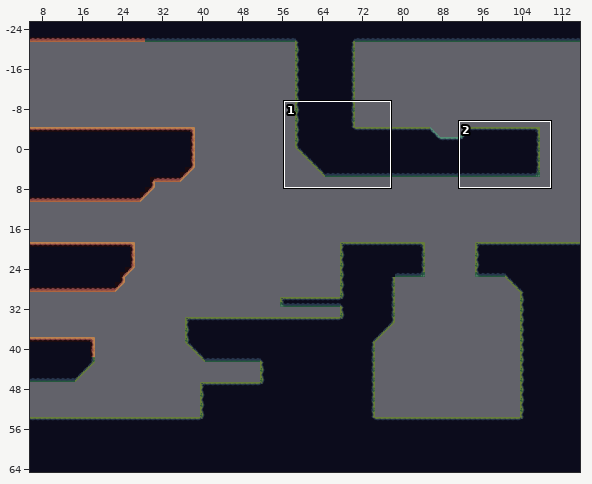
An edit to a level. Tiled map, UnityProject/CaseFileDream/Assets/CaseFileDream/TileSets/Tiled/Level01/Level01.tmx. Above, an overview of the earlier version with the close-up marked.
Close-up. First the earlier version:
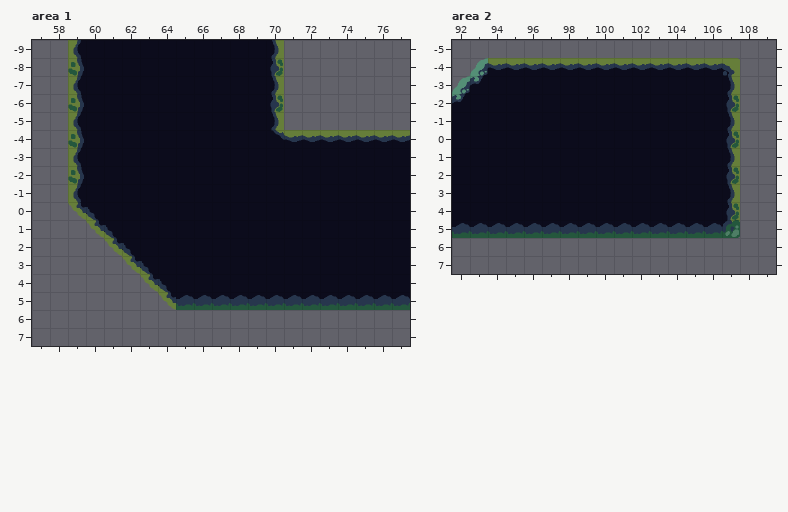
Cells are 32x32 px. Shown: area 1 x 57..77, y -9..7; area 2 x 92..109, y -5..7. The commit also changed other parts of the map, which this record leaves out.
The same view after the edit:
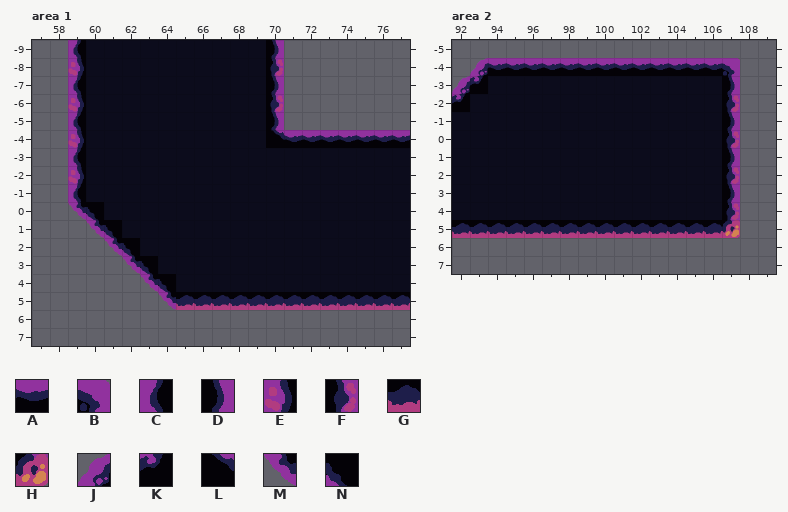
Key: from "MossOverlay": A 1, B 3, C 8, D 11, E 16, F 19, G 25, H 27, J 33, K 41, L 42, M 48, N 49.
_ is an empty cell.
Tiles of an added or newly shown layer are drawn over the layers below it.
Changes in this commit:
{"where": "layer \"Purple overlay\" (added), area 1"}
{"y":-9,"x":59,"old":"_","new":"C"}
{"y":-9,"x":70,"old":"_","new":"D"}
{"y":-8,"x":59,"old":"_","new":"E"}
{"y":-8,"x":70,"old":"_","new":"F"}
{"y":-7,"x":59,"old":"_","new":"C"}
{"y":-7,"x":70,"old":"_","new":"D"}
{"y":-6,"x":59,"old":"_","new":"E"}
{"y":-6,"x":70,"old":"_","new":"F"}
{"y":-5,"x":59,"old":"_","new":"C"}
{"y":-5,"x":70,"old":"_","new":"D"}
{"y":-4,"x":59,"old":"_","new":"E"}
{"y":-4,"x":70,"old":"________","new":"LAAAAAAA"}
{"y":-3,"x":59,"old":"_","new":"C"}
{"y":-2,"x":59,"old":"_","new":"E"}
{"y":-1,"x":59,"old":"_","new":"C"}
{"y":0,"x":59,"old":"__","new":"MN"}
{"y":1,"x":60,"old":"__","new":"MN"}
{"y":2,"x":61,"old":"__","new":"MN"}
{"y":3,"x":62,"old":"__","new":"MN"}
{"y":4,"x":63,"old":"__","new":"MN"}
{"y":5,"x":64,"old":"______________","new":"MGGGGGGGGGGGGG"}
{"where": "layer \"Purple overlay\" (added), area 2"}
{"y":-4,"x":93,"old":"_______________","new":"JAAAAAAAAAAAAAB"}
{"y":-3,"x":92,"old":"__","new":"JK"}
{"y":-3,"x":107,"old":"_","new":"D"}
{"y":-2,"x":92,"old":"_","new":"K"}
{"y":-2,"x":107,"old":"_","new":"F"}
{"y":-1,"x":107,"old":"_","new":"D"}
{"y":0,"x":107,"old":"_","new":"F"}
{"y":1,"x":107,"old":"_","new":"D"}
{"y":2,"x":107,"old":"_","new":"F"}
{"y":3,"x":107,"old":"_","new":"D"}
{"y":4,"x":107,"old":"_","new":"F"}
{"y":5,"x":92,"old":"________________","new":"GGGGGGGGGGGGGGGH"}
{"label":"added","picture_box":[68,40,410,310]}
{"label":"added","picture_box":[452,58,740,238]}
